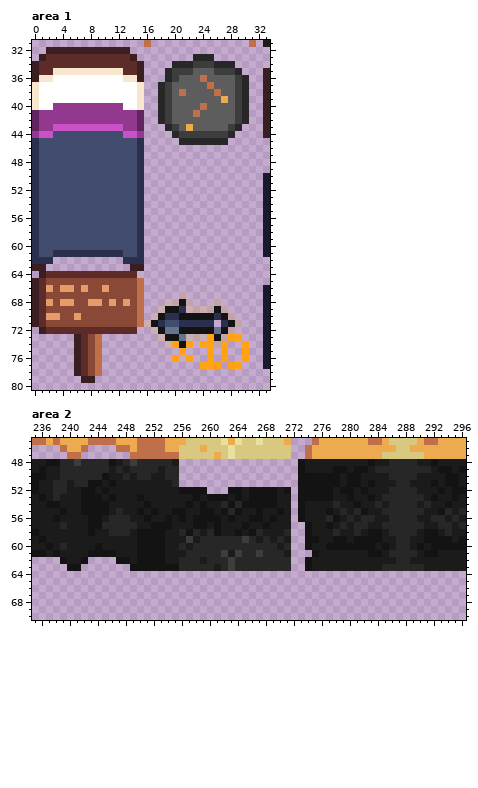
Pixel-art file -- aseprite/static_objects.aseprite. Above: the version before the commit.
550x282 pixels, 1 frame. Shown: area 1: x 0..33, y 31..80; area 2: x 235..296, y 45..70. The commit also changed other parts of the picture, which this record leaves out.
New version:
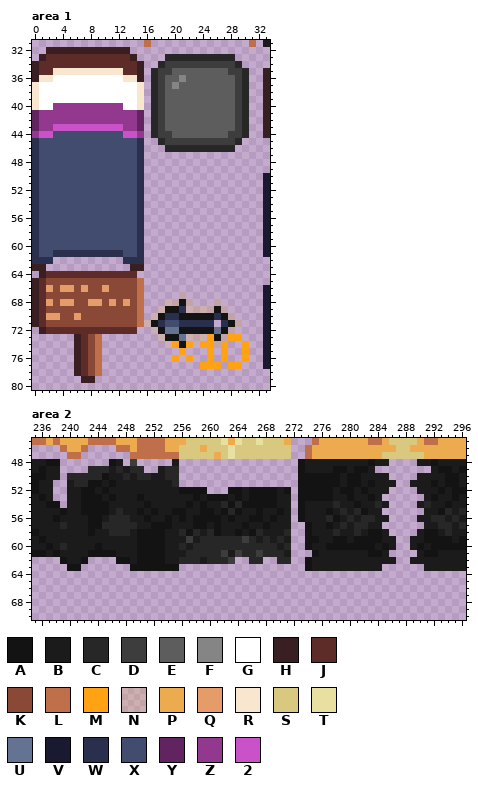
Palette (. is transparent): A #131313  B #1b1b1b  C #272727  D #3d3d3d  E #5d5d5d  F #858585  G #ffffff  H #391f21  J #5d2c28  K #8a4836  L #bf6f4a  M #ffa214  N #ffc82527  P #edab50  Q #e69c69  R #f9e6cf  S #d8c880  T #e8e0a0  U #657392  V #1a1932  W #2a2f4e  X #424c6e  Y #622461  Z #93388f  2 #ca52c9
Edits made:
Area 1:
y 33: x 19..22 .... -> CCCC; x 26..28 ... -> CCC
y 34: x 18..22 ..CCC -> CDDDD; x 26..29 CCC. -> DDDC
y 35: x 17..22 ..CDDD -> CDDEEE; x 26..27 DD -> EE; x 29..30 C. -> DC
y 36: x 17..21 ..CDE -> CDEEF; x 24 L -> E
y 37: x 17..20 .CDE -> CDEF; x 25 L -> E
y 38: x 17..19 .CD -> CDE; x 21 L -> E; x 26 L -> E
y 39: x 17..19 .CD -> CDE; x 27 P -> E
y 40: x 17..19 .CD -> CDE; x 24 L -> E
y 41: x 17..19 .CD -> CDE; x 23 L -> E
y 42: x 17..19 .CD -> CDE
y 43: x 17..20 ..CD -> CDEE; x 22 P -> E; x 28..30 DC. -> EDC
y 44: x 17..30 ...CDDDDDDDC.. -> CDDEEEEEEEEDDC
y 45: x 18..29 ...CCCCCCC.. -> CDDDDDDDDDDC
y 46: x 19..28 .......... -> CCCCCCCCCC
Area 2:
y 48: x 239..245 CCDCCCC -> .......; x 248 C -> .; x 250..254 CCCCC -> .....; x 286..289 CCCC -> ....
y 49: x 239..242 CCCC -> ....; x 251..252 CC -> ..; x 284..291 CCCCCCCC -> ........
y 50: x 239 C -> .; x 286..289 CCCC -> ....
y 51: x 238..239 CC -> ..; x 287..288 CC -> ..
y 52: x 238..239 CC -> ..; x 286..289 CCCC -> ....
y 53: x 238..239 CB -> ..; x 285..290 CCCCCC -> ......
y 54: x 239 B -> .; x 286..289 CCCC -> ....
y 55: x 285..290 CCCCCC -> ......
y 56: x 286..289 CCCC -> ....
y 57: x 285..290 CCCCCC -> ......
y 58: x 286..289 CCCC -> ....
y 59..60: x 287..288 CC -> ..
y 61: x 286..289 CCCC -> ....
y 62: x 264..265 CC -> ..; x 268..269 CC -> ..; x 287..288 CC -> ..
y 63: x 256..271 CCCCCBCDCCCCCCCC -> ................; x 285..290 CCCCCC -> ......
